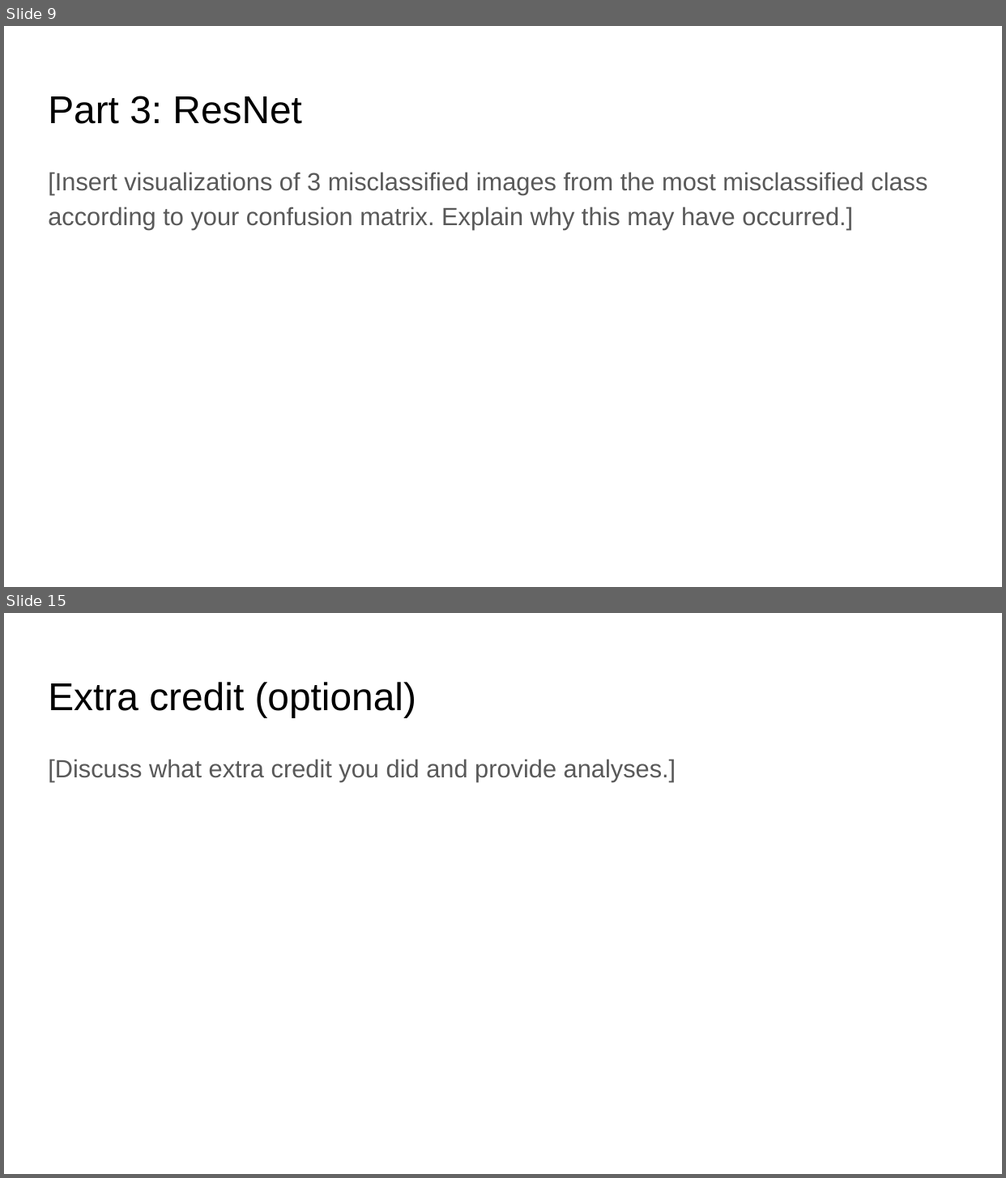
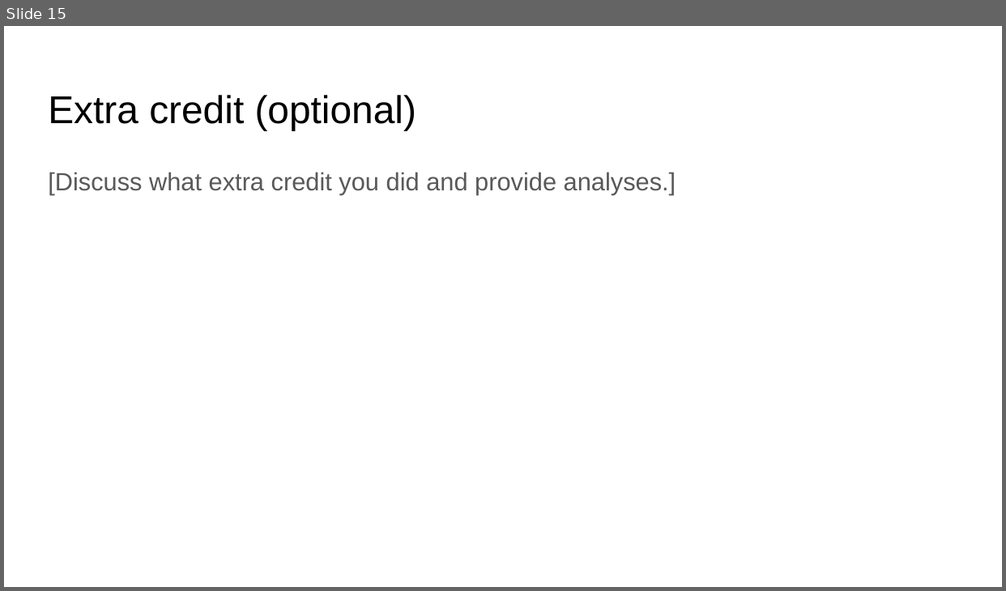
Before and after one commit to anirudh-arunkumar/ComputerVision, a slide deck: project-3-main/docs/proj3_report.pptx. Shown one above the other, each under a label of ours: slides 9 and 15 before the commit, slide 15 after it; the slides between them are not shown. The pictures are 1006x1178 and 1006x591 pixels, drawn with LibreOffice and Linux fonts; fonts in the diff are those of the drawing. Boxes give left, top, right and bottom in pixels: in the first picture for what was removed or moved away, otherwise in the second. Text is boxed around its words. In the diff, an @@ line names an element or a change of style, - is before the commit and + after.

```diff
--- a/project-3-main/docs/proj3_report.pptx
+++ b/project-3-main/docs/proj3_report.pptx
@@ slide 9 removed at box(4, 26, 1002, 587), background #FFFFFF @@
@@ title removed at box(48, 96, 302, 124) @@
-Part 3: ResNet
@@ text removed at box(48, 172, 927, 230) @@
-[Insert visualizations of 3 misclassified images from the most misclassified class according to your confusion matrix. Explain why this may have occurred.]
```
Also in this commit, not shown: 13 slides changed, 1 slide added, 14 other files.
